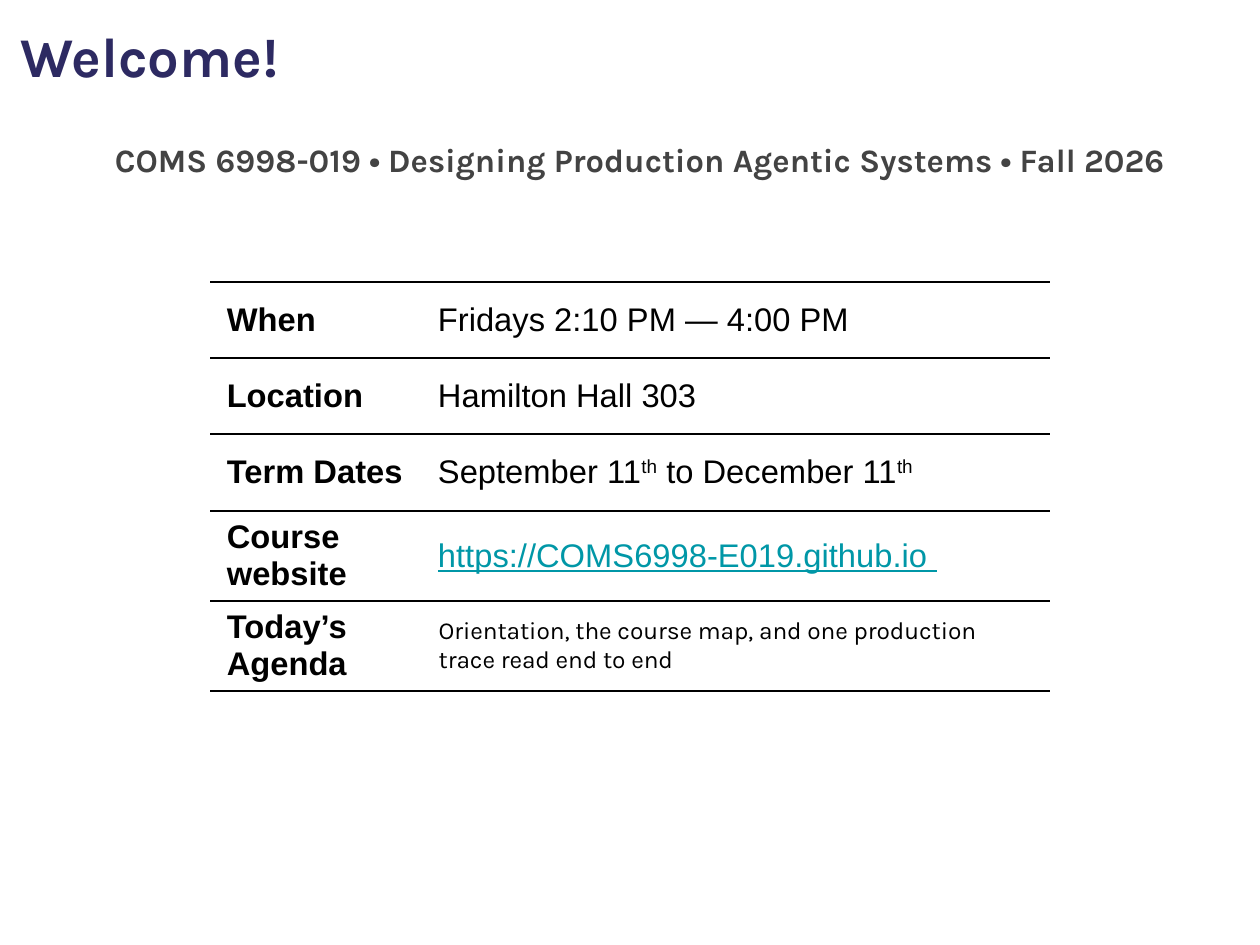
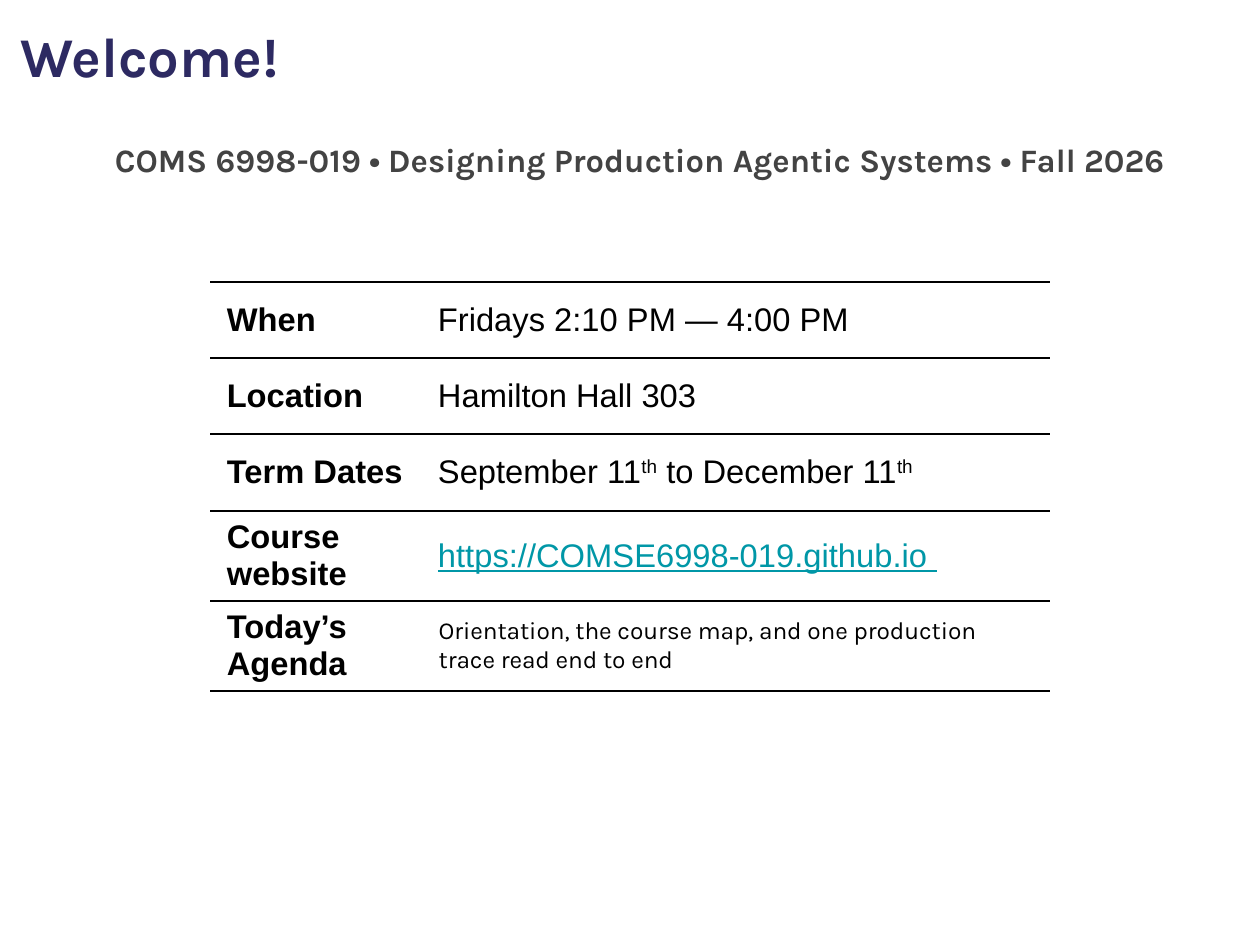
Before and after one commit to comse6998-019/lectures, a slide deck: slide 2 of lecture-1--2026-09-11/slides.pptx. Drawn at 1260x945 pixels with LibreOffice and Linux fonts; fonts in the diff are those of the drawing; background and template pictures are left out. Boxes give left, top, right and bottom in pixels: in the first picture for what was removed or moved away, otherwise in the second. Text is boxed around its words. In the diff, an @@ line names an element or a change of style, - is before the commit and + after.

```diff
--- a/lecture-1--2026-09-11/slides.pptx
+++ b/lecture-1--2026-09-11/slides.pptx
@@ table at bbox=[210, 282, 1050, 685] @@
-row 4, column 2: https://COMS6998-E019.github.io
+row 4, column 2: https://COMSE6998-019.github.io
```
Also in this commit, not shown: 3 other slides changed.
